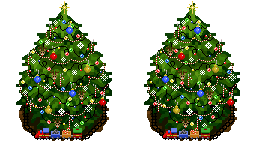
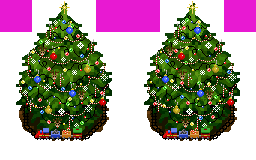
Layer changes from the first w=256, h=160 image to the second:
added layer "empty_tiles" over [0, 0, 256, 32]
